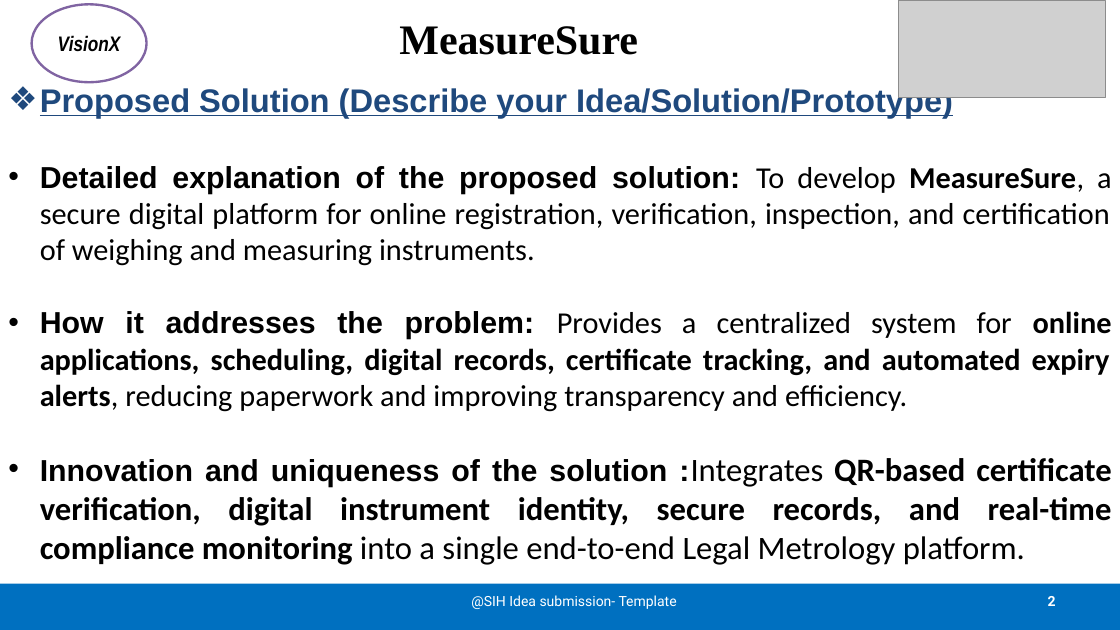
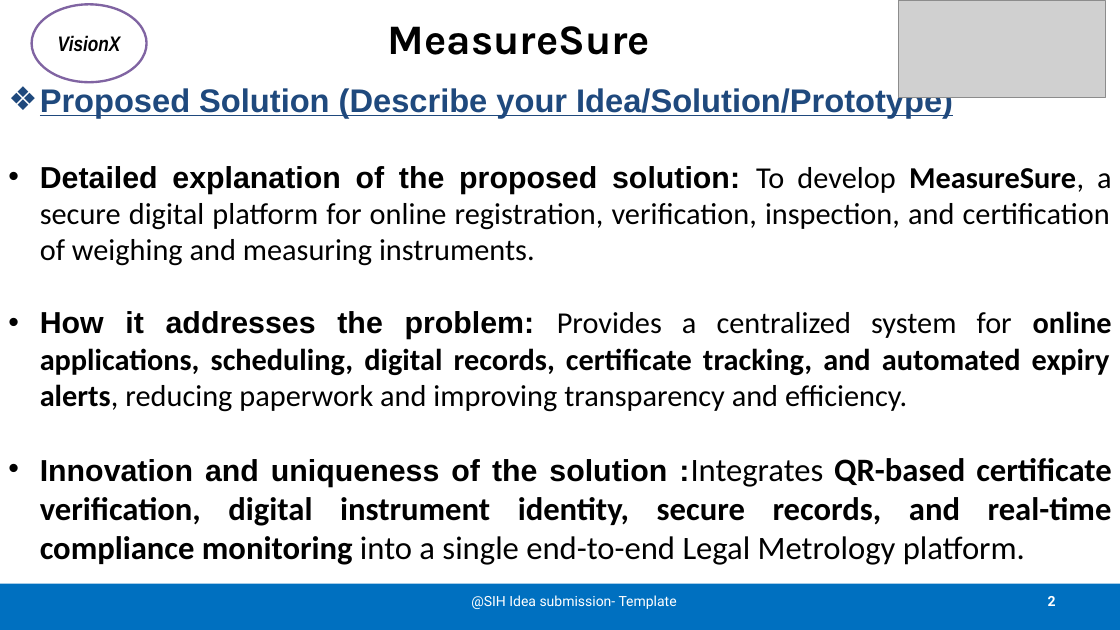
Before and after one commit to Sri-Ram143/SIH-2K26, a slide deck: slide 2 of SIH26036-PPT.pptx. Drawn at 1120x630 pixels with LibreOffice and Linux fonts; fonts in the diff are those of the drawing; grey boxes stand for pictures. Boxes give left, top, right and bottom in pixels: in the first picture for what was removed or moved away, otherwise in the second. Text is boxed around its words. In the diff, an @@ line names an element or a change of style, - is before the commit and + after.

```diff
--- a/SIH26036-PPT.pptx
+++ b/SIH26036-PPT.pptx
@@ title "MeasureSure" at [388, 26, 651, 55]: font Times New Roman to Karla @@
```
Also in this commit, not shown: 3 other slides changed.
